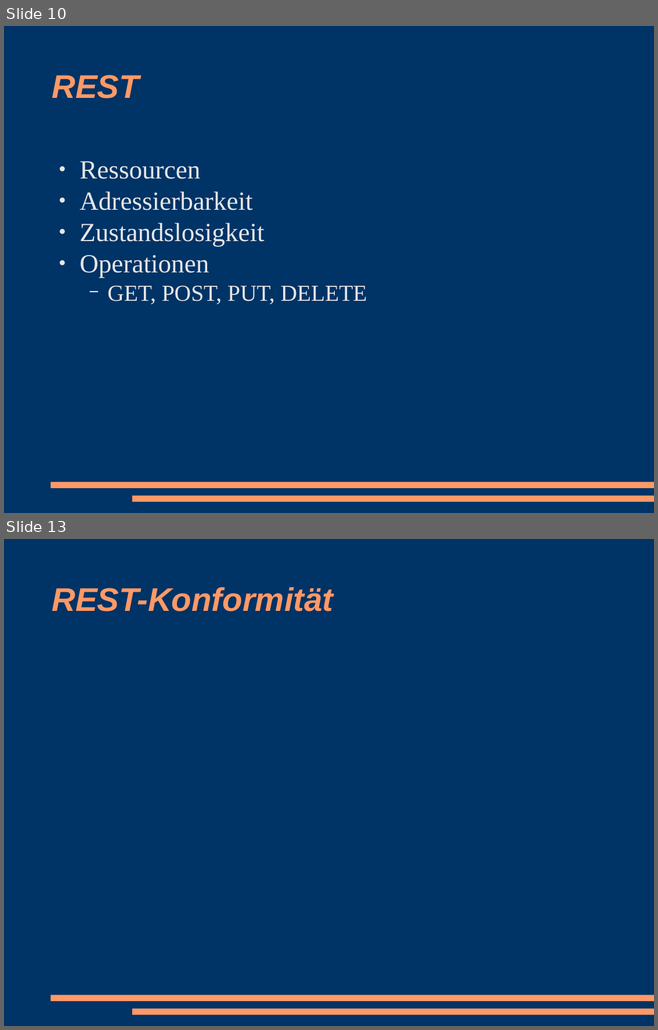
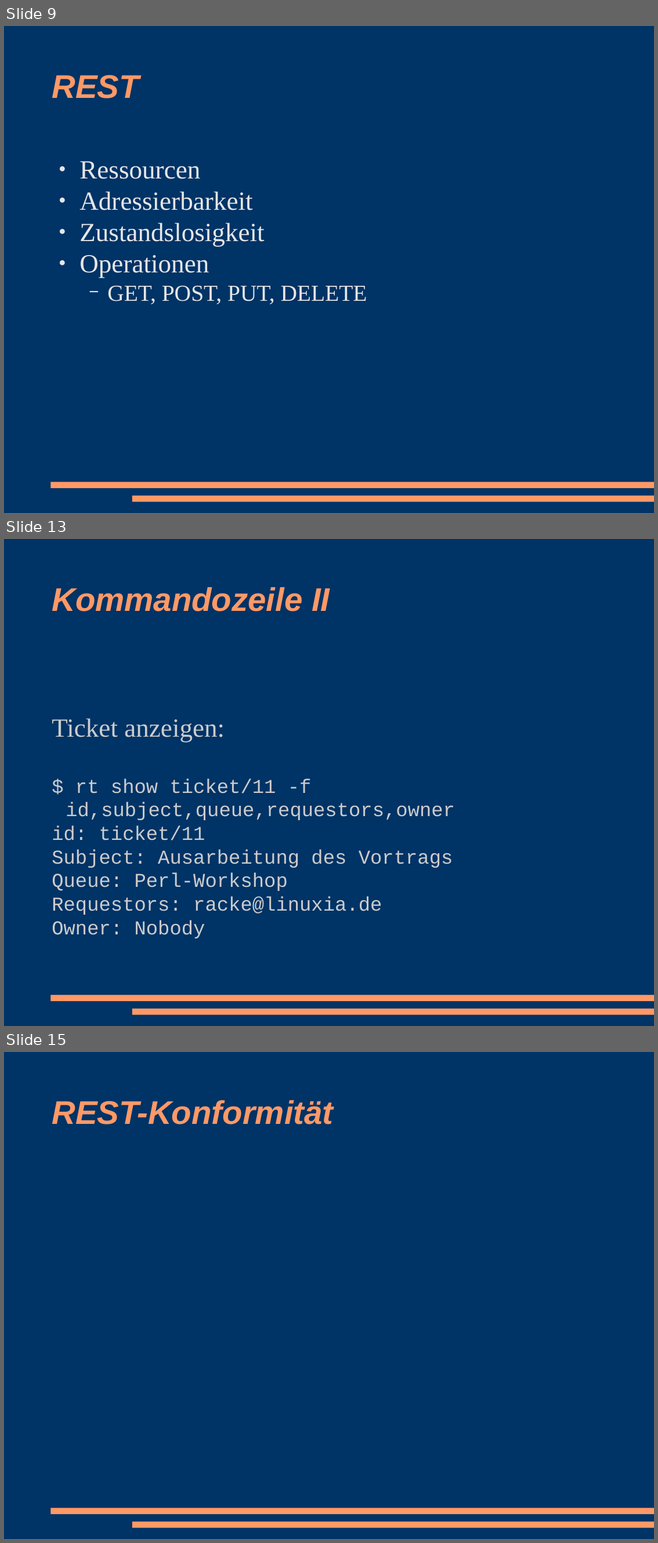
Before and after one commit to racke/Presentations, a slide deck: pws2008/rtrest.odp. Shown one above the other, each under a label of ours: slides 10 and 13 before the commit, slides 9, 13 and 15 after it; the slides between them are not shown. The pictures are 658x1030 and 658x1543 pixels, drawn with LibreOffice and Linux fonts; fonts in the diff are those of the drawing. Boxes give left, top, right and bottom in pixels: in the first picture for what was removed or moved away, otherwise in the second. Text is boxed around its words. In the diff, an @@ line names an element or a change of style, - is before the commit and + after.

```diff
--- a/pws2008/rtrest.odp
+++ b/pws2008/rtrest.odp
@@ slide 13 added at bbox=[4, 539, 654, 1026], background #003366; not listed: 2 template elements that a slide beside it also shows @@
@@ title added at bbox=[52, 587, 329, 611], 40 pt, text #FF9966, bold, italic @@
+Kommandozeile II
@@ subtitle added at bbox=[52, 718, 455, 939], 24 pt, text #CCCCCC @@
+Ticket anzeigen:
+$ rt show ticket/11 -f id,subject,queue,requestors,owner
+id: ticket/11
+Subject: Ausarbeitung des Vortrags
+Queue: Perl-Workshop
+Requestors: racke@linuxia.de
+Owner: Nobody
@@ what was slide 10 is now slide 9 @@
@@ what was slide 13 is now slide 15 @@
```
Also in this commit, not shown: 5 slides changed, 10 other slides added, 2 slides removed.
